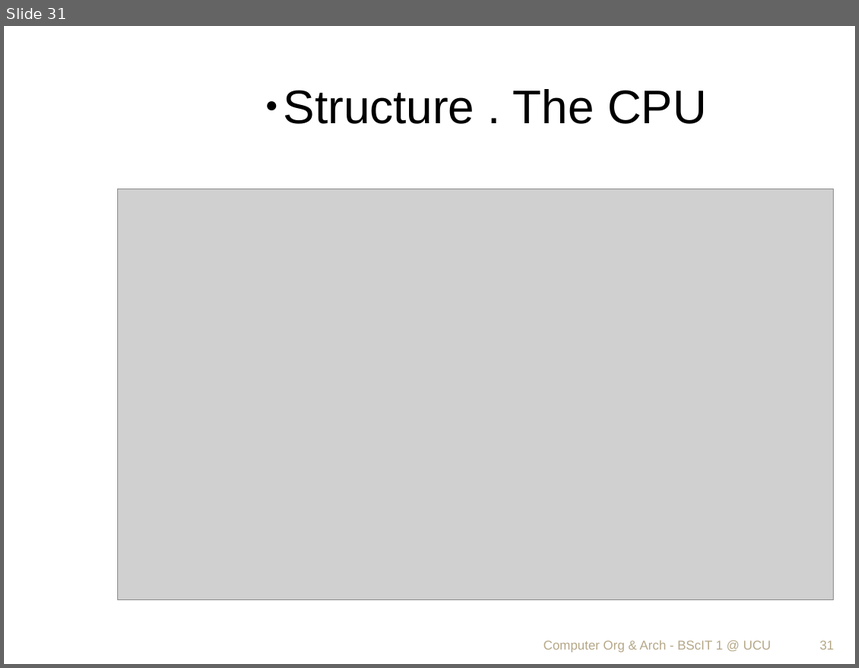
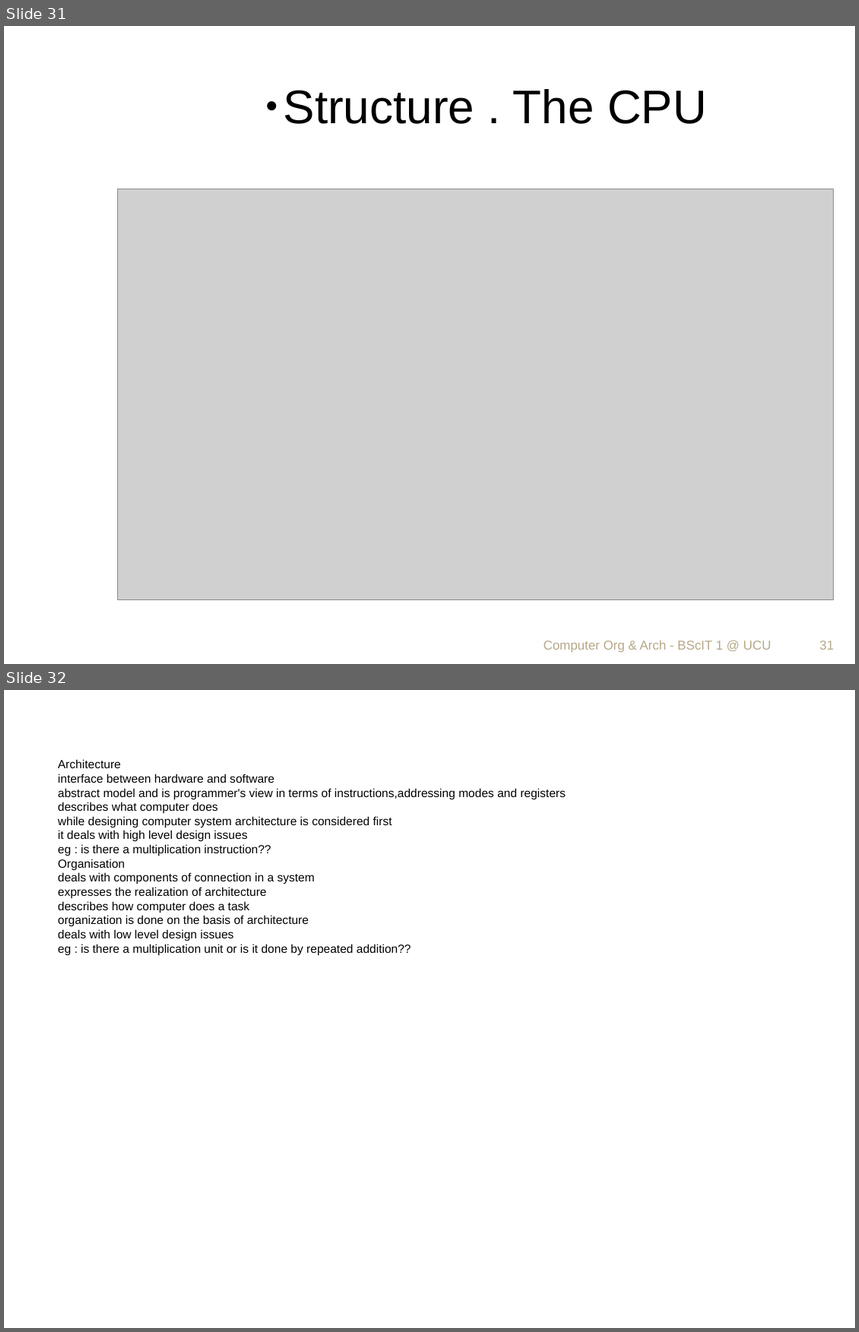
Before and after one commit to pkisambira/coa, a slide deck: COA intro.pptx. Shown one above the other, each under a label of ours: slide 31 before the commit, slides 31 and 32 after it. The pictures are 859x668 and 859x1332 pixels, drawn with LibreOffice and Linux fonts; fonts in the diff are those of the drawing; grey boxes stand for pictures. Boxes give left, top, right and bottom in pixels: in the first picture for what was removed or moved away, otherwise in the second. Text is boxed around its words. In the diff, an @@ line names an element or a change of style, - is before the commit and + after.

Commit message:
slide added

```diff
--- a/COA intro.pptx
+++ b/COA intro.pptx
@@ slide 32 added at [4, 690, 855, 1328], background #FFFFFF @@
@@ text added at [58, 759, 566, 955], 11 pt, text #000000 @@
+Architecture
+interface between hardware and software
+abstract model and is programmer's view in terms of instructions,addressing modes and registers
+describes what computer does
+while designing computer system architecture is considered first
+it deals with high level design issues
+eg : is there a multiplication instruction??
+Organisation
+deals with components of connection in a system
+expresses the realization of architecture
+describes how computer does a task
+organization is done on the basis of architecture
+deals with low level design issues
+eg : is there a multiplication unit or is it done by repeated addition??
```
Also in this commit, not shown: 1 other file.
